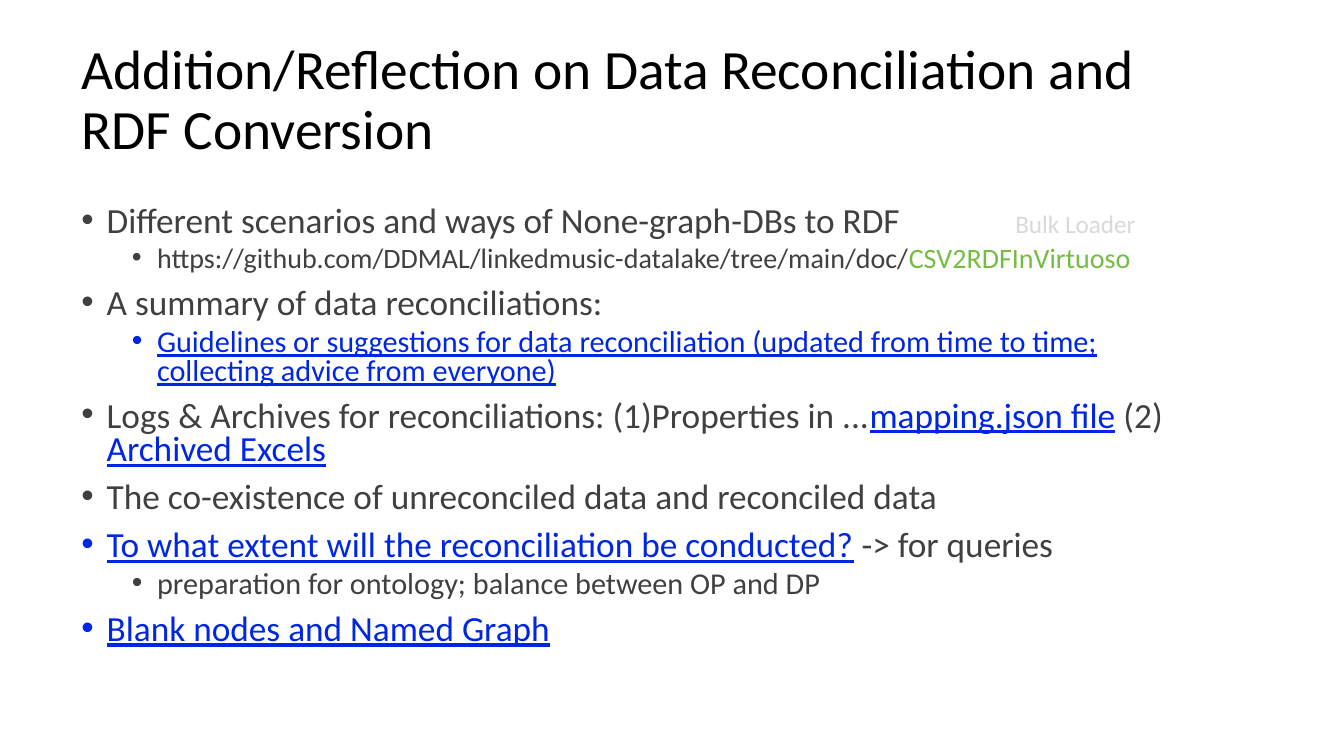
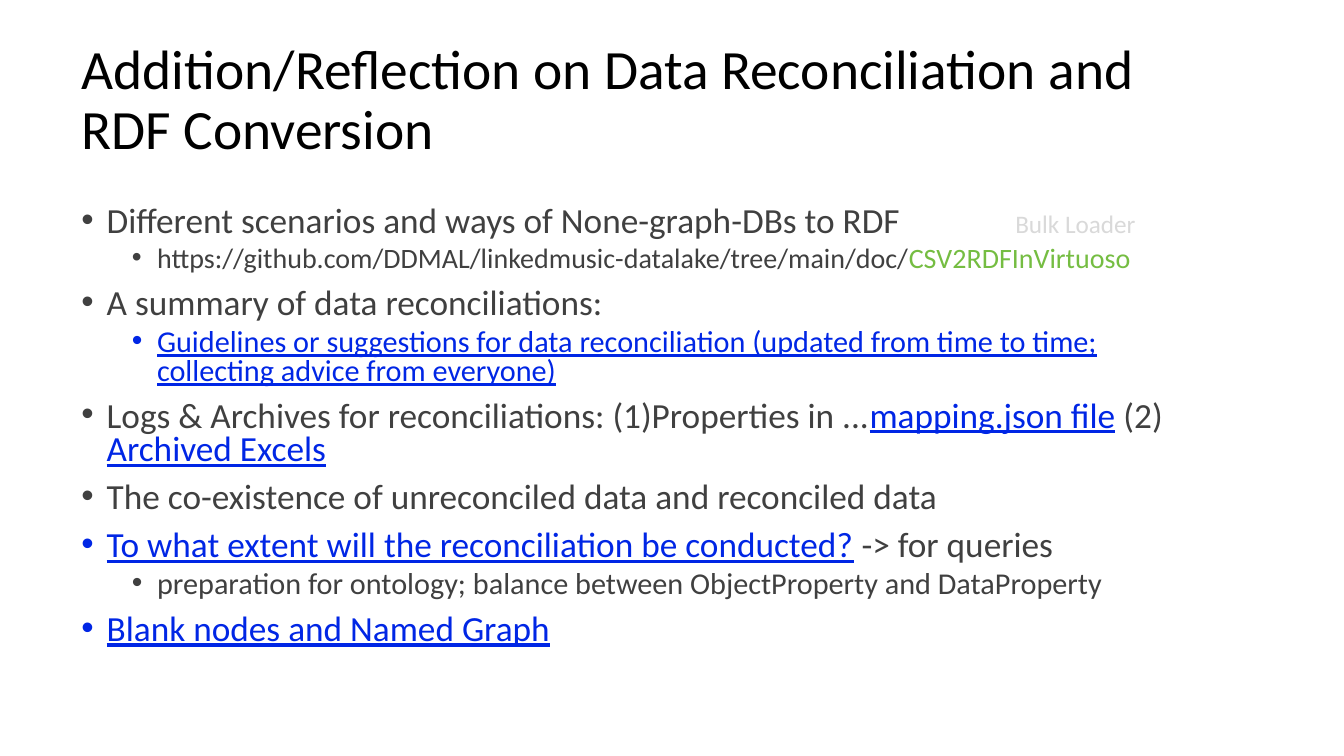
Before and after one commit to DDMAL/linkedmusic-queries, a slide deck: slide 16 of handOver_generalReviewOf_LinkedMusicQueries2024-2025.pptx (slide 14 before the commit). Drawn at 1344x756 pixels with LibreOffice and Linux fonts; fonts in the diff are those of the drawing. Boxes give left, top, right and bottom in pixels: in the first picture for what was removed or moved away, otherwise in the second. Text is boxed around its words. In the diff, an @@ line names an element or a change of style, - is before the commit and + after.

```diff
--- a/handOver_generalReviewOf_LinkedMusicQueries2024-2025.pptx
+++ b/handOver_generalReviewOf_LinkedMusicQueries2024-2025.pptx
@@ text at <box>157,573,1102,599</box>: text changed @@
-  • preparation for ontology; balance between OP and DP
+  • preparation for ontology; balance between ObjectProperty and DataProperty
```
Also in this commit, not shown: 9 other slides changed, 3 slides added.
